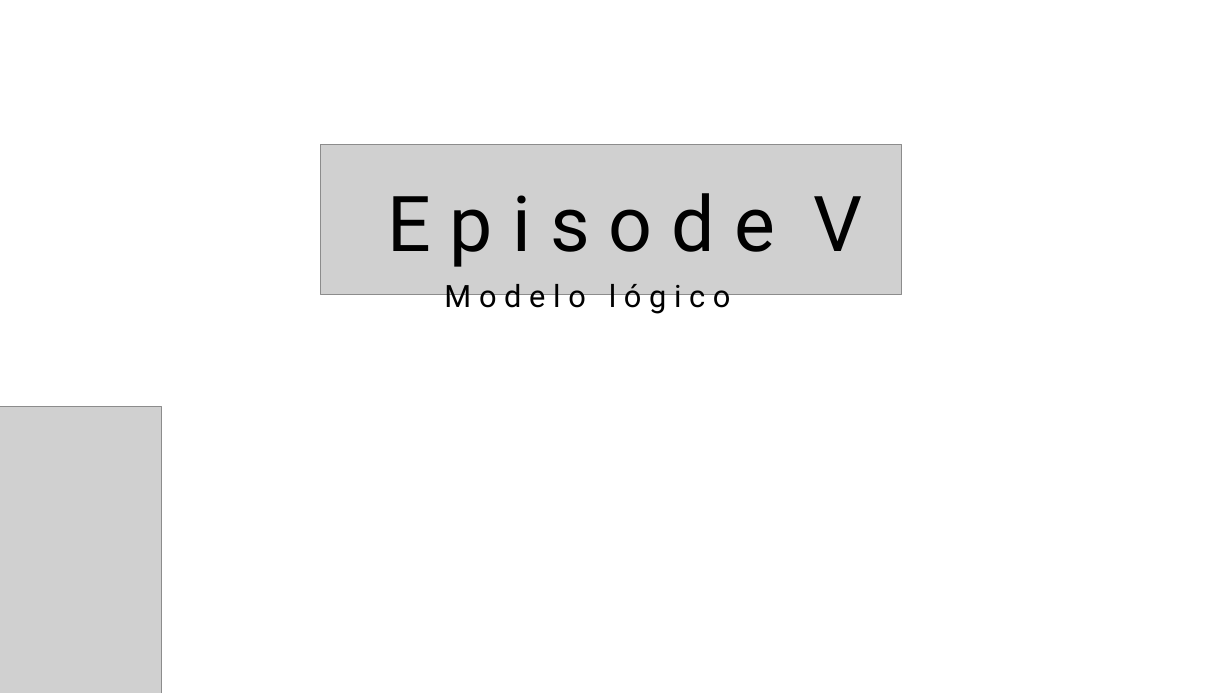
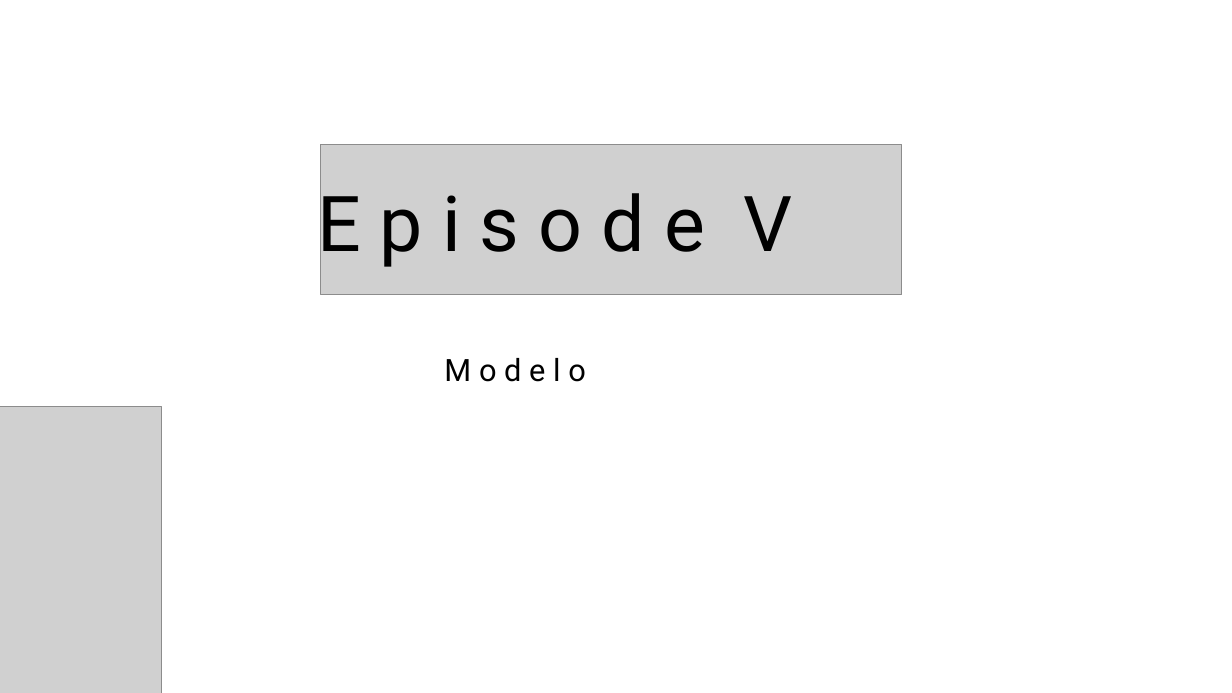
Before and after one commit to daniellygj/Fatec, a slide deck: slide 12 of 3º Semestre/Programação em Banco de Dados/Projeto/Apresentação.pptx. Drawn at 1232x693 pixels with LibreOffice and Linux fonts; fonts in the diff are those of the drawing; grey boxes stand for pictures; background and template pictures are left out. Boxes give left, top, right and bottom in pixels: in the first picture for what was removed or moved away, otherwise in the second. Text is boxed around its words. In the diff, an @@ line names an element or a change of style, - is before the commit and + after.

```diff
--- a/3º Semestre/Programação em Banco de Dados/Projeto/Apresentação.pptx
+++ b/3º Semestre/Programação em Banco de Dados/Projeto/Apresentação.pptx
@@ text "E p i s o ..." rewrapped from bbox=[387, 193, 862, 267] to bbox=[317, 181, 792, 269] @@
@@ text at bbox=[444, 358, 586, 382]: text changed @@
-M o d e l o l ó g i c o
+M o d e l o
```
Also in this commit, not shown: 14 other slides changed, 5 slides added, 4 slides removed.
